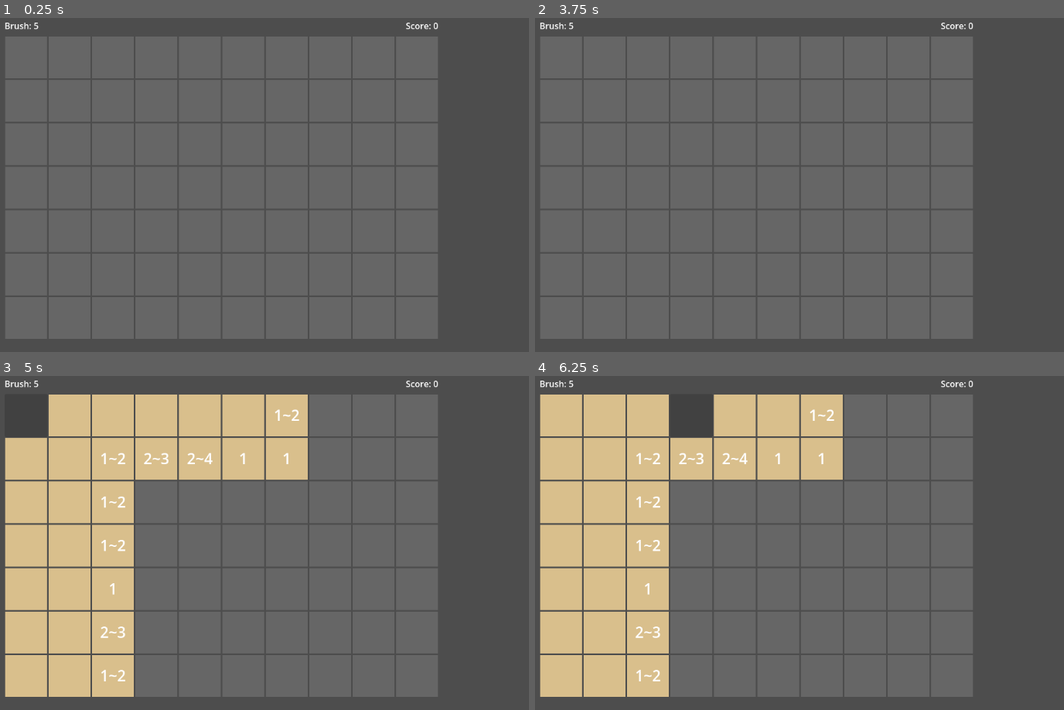
Above: before the commit, frames 1-4 (two rows, left to right).
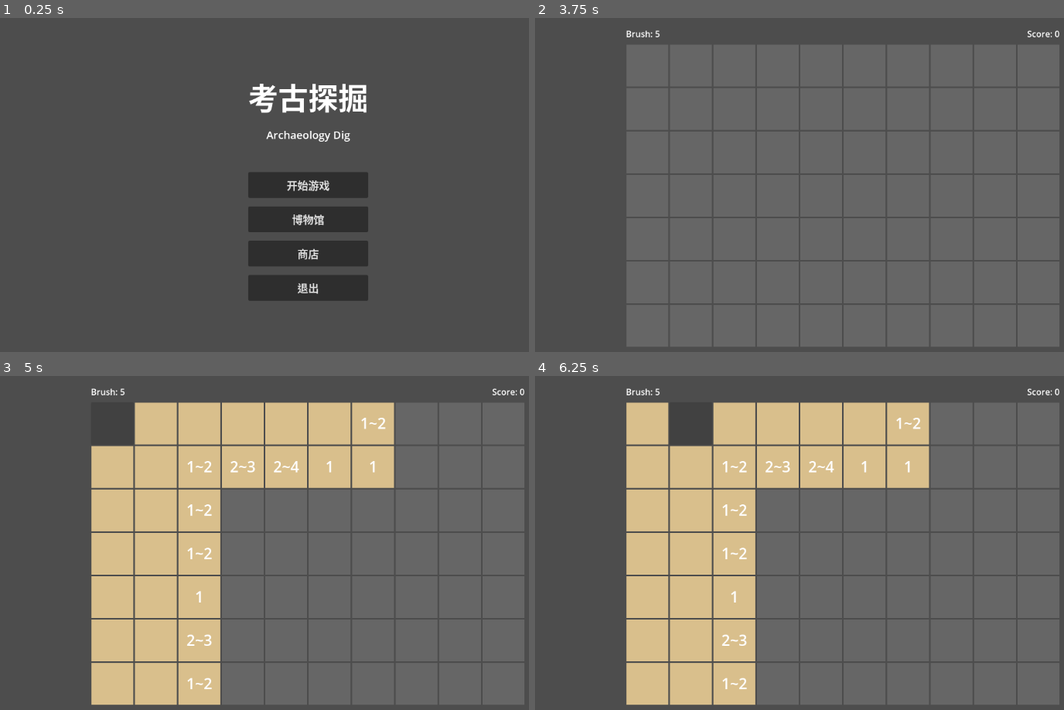
Above: after the commit, the same moments.

Repository: UtopiaRebels/Dodge-Game-Practice
Game: Godot game, scene res://scenes/main_menu.tscn
Same seed, same stepped clock (60 frames per second), same inputs: the game is played once before the commit and once after it. Before the commit the project starts from res://scenes/grid.tscn.
Inputs (mouse positions are in pixels of both pictures, inside the frame that each line leads up to; where the layout moved, square brackets give the same spot in the first picture):
- Up to frame 1 (0.25 s): no input
- Up to frame 2 (3.75 s): click (841, 218) at 0.5 s, where only the run after the commit has a clickable "博物馆"; click (841, 221) at 1.25 s, where only the run after the commit has a clickable "返回主菜单"; click (841, 255) at 2 s, where only the run after the commit has a clickable "商店"; click (841, 235) at 2.75 s, where only the run after the commit has a clickable "返回主菜单"; click (841, 185) at 3.5 s, where only the run after the commit has a clickable "开始游戏"
- Up to frame 3 (5 s): click (111, 422) [26, 416] at 4.25 s
- Up to frame 4 (6.25 s): click (603, 416) at 5.02 s; click (688, 422) at 5.77 s

The runs differ from the first frame. In frame 1, 68% of the frame differs, in the area x 0-83%, y 1-97%; in frame 2, 33%; in frame 3, 49%; in frame 4, 49%.

Commit message:
Add game basic structure

Diff:
--- a/project.godot
+++ b/project.godot
@@ -11,7 +11,7 @@
 [application]
 
 config/name="dodge"
-run/main_scene="uid://bq4r7yx2mn1k"
+run/main_scene="res://scenes/main_menu.tscn"
 config/features=PackedStringArray("4.6", "Forward Plus")
 config/icon="res://icon.svg"
 
--- a/scenes/grid.tscn
+++ b/scenes/grid.tscn
@@ -2,35 +2,68 @@
 
 [ext_resource type="Script" uid="uid://c2gg2dnrp7xmw" path="res://scripts/grid.gd" id="1_grid"]
 
-[node name="Grid" type="Node2D" unique_id=1340221897]
+[node name="Grid" type="Control" unique_id=1340221897]
+anchor_right = 1.0
+anchor_bottom = 1.0
 script = ExtResource("1_grid")
 
-[node name="VBoxContainer" type="VBoxContainer" parent="." unique_id=847719380]
-offset_left = 10.0
-offset_top = 10.0
-offset_right = 660.0
-offset_bottom = 530.0
+[node name="CenterContainer" type="CenterContainer" parent="." unique_id=300000001]
+anchor_right = 1.0
+anchor_bottom = 1.0
+
+[node name="VBoxContainer" type="VBoxContainer" parent="CenterContainer" unique_id=847719380]
+layout_mode = 2
 theme_override_constants/separation = 8
 
-[node name="UI" type="HBoxContainer" parent="VBoxContainer" unique_id=1793725823]
+[node name="UI" type="HBoxContainer" parent="CenterContainer/VBoxContainer" unique_id=1793725823]
 layout_mode = 2
 theme_override_constants/separation = 12
 
-[node name="BrushLabel" type="Label" parent="VBoxContainer/UI" unique_id=201188529]
+[node name="BrushLabel" type="Label" parent="CenterContainer/VBoxContainer/UI" unique_id=201188529]
 layout_mode = 2
 text = "Brush: 4"
 
-[node name="Spacer" type="Control" parent="VBoxContainer/UI" unique_id=455625020]
+[node name="Spacer" type="Control" parent="CenterContainer/VBoxContainer/UI" unique_id=455625020]
 custom_minimum_size = Vector2(20, 0)
 layout_mode = 2
 size_flags_horizontal = 3
 
-[node name="ScoreLabel" type="Label" parent="VBoxContainer/UI" unique_id=1802777729]
+[node name="ScoreLabel" type="Label" parent="CenterContainer/VBoxContainer/UI" unique_id=1802777729]
 layout_mode = 2
 text = "Score: 0"
 
-[node name="GridContainer" type="GridContainer" parent="VBoxContainer" unique_id=221315885]
+[node name="GridContainer" type="GridContainer" parent="CenterContainer/VBoxContainer" unique_id=221315885]
 layout_mode = 2
 theme_override_constants/h_separation = 1
 theme_override_constants/v_separation = 1
 columns = 10
+
+[node name="ResultPanel" type="VBoxContainer" parent="CenterContainer/VBoxContainer" unique_id=100000001]
+layout_mode = 2
+visible = false
+theme_override_constants/separation = 10
+alignment = 1
+
+[node name="RatingLabel" type="Label" parent="CenterContainer/VBoxContainer/ResultPanel" unique_id=100000002]
+layout_mode = 2
+horizontal_alignment = 1
+theme_override_font_sizes/font_size = 72
+
+[node name="StatsLabel" type="Label" parent="CenterContainer/VBoxContainer/ResultPanel" unique_id=100000003]
+layout_mode = 2
+horizontal_alignment = 1
+
+[node name="ButtonRow" type="HBoxContainer" parent="CenterContainer/VBoxContainer/ResultPanel" unique_id=100000005]
+layout_mode = 2
+alignment = 1
+theme_override_constants/separation = 16
+
+[node name="RestartButton" type="Button" parent="CenterContainer/VBoxContainer/ResultPanel/ButtonRow" unique_id=100000004]
+custom_minimum_size = Vector2(180, 48)
+text = "再来一局"
+theme_override_font_sizes/font_size = 20
+
+[node name="MainMenuButton" type="Button" parent="CenterContainer/VBoxContainer/ResultPanel/ButtonRow" unique_id=100000006]
+custom_minimum_size = Vector2(180, 48)
+text = "返回主菜单"
+theme_override_font_sizes/font_size = 20
--- /dev/null
+++ b/scenes/main_menu.tscn
@@ -0,0 +1,48 @@
+[gd_scene format=3 uid="uid://main_menu_scene"]
+
+[ext_resource type="Script" uid="uid://main_menu_script" path="res://scripts/main_menu.gd" id="1_menu"]
+
+[node name="MainMenu" type="Control"]
+anchor_right = 1.0
+anchor_bottom = 1.0
+script = ExtResource("1_menu")
+
+[node name="CenterContainer" type="CenterContainer" parent="."]
+anchor_right = 1.0
+anchor_bottom = 1.0
+
+[node name="VBoxContainer" type="VBoxContainer" parent="CenterContainer"]
+theme_override_constants/separation = 16
+
+[node name="TitleLabel" type="Label" parent="CenterContainer/VBoxContainer"]
+text = "考古探掘"
+horizontal_alignment = 1
+theme_override_font_sizes/font_size = 56
+
+[node name="SubtitleLabel" type="Label" parent="CenterContainer/VBoxContainer"]
+text = "Archaeology Dig"
+horizontal_alignment = 1
+theme_override_font_sizes/font_size = 20
+
+[node name="Spacer" type="Control" parent="CenterContainer/VBoxContainer"]
+custom_minimum_size = Vector2(0, 24)
+
+[node name="PlayButton" type="Button" parent="CenterContainer/VBoxContainer"]
+custom_minimum_size = Vector2(220, 48)
+text = "开始游戏"
+theme_override_font_sizes/font_size = 20
+
+[node name="MuseumButton" type="Button" parent="CenterContainer/VBoxContainer"]
+custom_minimum_size = Vector2(220, 48)
+text = "博物馆"
+theme_override_font_sizes/font_size = 20
+
+[node name="ShopButton" type="Button" parent="CenterContainer/VBoxContainer"]
+custom_minimum_size = Vector2(220, 48)
+text = "商店"
+theme_override_font_sizes/font_size = 20
+
+[node name="QuitButton" type="Button" parent="CenterContainer/VBoxContainer"]
+custom_minimum_size = Vector2(220, 48)
+text = "退出"
+theme_override_font_sizes/font_size = 20
--- /dev/null
+++ b/scenes/museum.tscn
@@ -0,0 +1,30 @@
+[gd_scene format=3 uid="uid://museum_scene"]
+
+[ext_resource type="Script" uid="uid://museum_script" path="res://scripts/museum.gd" id="1_museum"]
+
+[node name="Museum" type="Control"]
+anchor_right = 1.0
+anchor_bottom = 1.0
+script = ExtResource("1_museum")
+
+[node name="CenterContainer" type="CenterContainer" parent="."]
+anchor_right = 1.0
+anchor_bottom = 1.0
+
+[node name="VBoxContainer" type="VBoxContainer" parent="CenterContainer"]
+theme_override_constants/separation = 20
+
+[node name="TitleLabel" type="Label" parent="CenterContainer/VBoxContainer"]
+text = "博物馆"
+horizontal_alignment = 1
+theme_override_font_sizes/font_size = 40
+
+[node name="PlaceholderLabel" type="Label" parent="CenterContainer/VBoxContainer"]
+text = "文物收藏将在这里展示"
+horizontal_alignment = 1
+theme_override_font_sizes/font_size = 18
+
+[node name="BackButton" type="Button" parent="CenterContainer/VBoxContainer"]
+custom_minimum_size = Vector2(200, 48)
+text = "返回主菜单"
+theme_override_font_sizes/font_size = 18
--- /dev/null
+++ b/scenes/shop.tscn
@@ -0,0 +1,35 @@
+[gd_scene format=3 uid="uid://shop_scene"]
+
+[ext_resource type="Script" uid="uid://shop_script" path="res://scripts/shop.gd" id="1_shop"]
+
+[node name="Shop" type="Control"]
+anchor_right = 1.0
+anchor_bottom = 1.0
+script = ExtResource("1_shop")
+
+[node name="CenterContainer" type="CenterContainer" parent="."]
+anchor_right = 1.0
+anchor_bottom = 1.0
+
+[node name="VBoxContainer" type="VBoxContainer" parent="CenterContainer"]
+theme_override_constants/separation = 20
+
+[node name="TitleLabel" type="Label" parent="CenterContainer/VBoxContainer"]
+text = "商店"
+horizontal_alignment = 1
+theme_override_font_sizes/font_size = 40
+
+[node name="CurrencyLabel" type="Label" parent="CenterContainer/VBoxContainer"]
+text = "持有货币：0"
+horizontal_alignment = 1
+theme_override_font_sizes/font_size = 18
+
+[node name="PlaceholderLabel" type="Label" parent="CenterContainer/VBoxContainer"]
+text = "道具将在这里出售"
+horizontal_alignment = 1
+theme_override_font_sizes/font_size = 18
+
+[node name="BackButton" type="Button" parent="CenterContainer/VBoxContainer"]
+custom_minimum_size = Vector2(200, 48)
+text = "返回主菜单"
+theme_override_font_sizes/font_size = 18
--- a/scripts/grid.gd
+++ b/scripts/grid.gd
@@ -1,4 +1,4 @@
-extends Node2D
+extends Control
 
 # 地图参数
 const COLS = 10
@@ -18,13 +18,20 @@
 var score: int = 0
 var map_generated: bool = false  # 第一次点击前地图尚未生成
 
-@onready var grid_container = $VBoxContainer/GridContainer
-@onready var brush_label    = $VBoxContainer/UI/BrushLabel
-@onready var score_label    = $VBoxContainer/UI/ScoreLabel
+@onready var grid_container   = $CenterContainer/VBoxContainer/GridContainer
+@onready var brush_label      = $CenterContainer/VBoxContainer/UI/BrushLabel
+@onready var score_label      = $CenterContainer/VBoxContainer/UI/ScoreLabel
+@onready var result_panel     = $CenterContainer/VBoxContainer/ResultPanel
+@onready var rating_label     = $CenterContainer/VBoxContainer/ResultPanel/RatingLabel
+@onready var stats_label      = $CenterContainer/VBoxContainer/ResultPanel/StatsLabel
+@onready var restart_button   = $CenterContainer/VBoxContainer/ResultPanel/ButtonRow/RestartButton
+@onready var main_menu_button = $CenterContainer/VBoxContainer/ResultPanel/ButtonRow/MainMenuButton
 
 func _ready():
 	generate_grid()
 	update_ui()
+	restart_button.pressed.connect(_on_restart_pressed)
+	main_menu_button.pressed.connect(_on_main_menu_pressed)
 
 # -------------------------------------------------------
 # 地图生成
@@ -296,7 +303,7 @@
 	end_game()
 
 func end_game():
-	# 自动翻开剩余非文物格子
+	# 自动翻开剩余格子
 	for row in ROWS:
 		for col in COLS:
 			var cell = cells[row][col]
@@ -307,8 +314,48 @@
 	for row in ROWS:
 		for col in COLS:
 			cells[row][col].disabled = true
+
+	# 统计完整 / 损坏数量
+	var intact_count  = 0
+	var damaged_count = 0
+	for row in ROWS:
+		for col in COLS:
+			var cell = cells[row][col]
+			if cell.is_artifact:
+				if cell.is_damaged:
+					damaged_count += 1
+				else:
+					intact_count += 1
+
+	# 更新顶部分数栏
 	var rating = get_rating(score)
-	score_label.text = "Final: " + str(score) + "  " + rating
+	score_label.text = "Score: " + str(score)
+
+	# 显示评级（大字+配色）
+	rating_label.text = rating
+	var rating_color = {
+		"S": Color(1.0, 0.84, 0.0),   # 金色
+		"A": Color(0.27, 0.53, 1.0),  # 蓝色
+		"B": Color(0.27, 0.73, 0.27), # 绿色
+		"C": Color(1.0, 0.55, 0.27),  # 橙色
+		"D": Color(0.55, 0.55, 0.55), # 灰色
+	}
+	rating_label.add_theme_color_override("font_color", rating_color[rating])
+
+	# 显示统计摘要
+	stats_label.text = (
+		"完整 " + str(intact_count) + " 件　·　"
+		+ "损坏 " + str(damaged_count) + " 件　·　"
+		+ "剩余刷子 " + str(brush_count)
+	)
+
+	result_panel.visible = true
+
+func _on_restart_pressed():
+	get_tree().reload_current_scene()
+
+func _on_main_menu_pressed():
+	get_tree().change_scene_to_file("res://scenes/main_menu.tscn")
 
 func get_rating(s: int) -> String:
 	# 满分约565（5C+3F+1R+1L全完整），全损坏约170
--- /dev/null
+++ b/scripts/main_menu.gd
@@ -0,0 +1,24 @@
+extends Control
+
+@onready var play_button   = $CenterContainer/VBoxContainer/PlayButton
+@onready var museum_button = $CenterContainer/VBoxContainer/MuseumButton
+@onready var shop_button   = $CenterContainer/VBoxContainer/ShopButton
+@onready var quit_button   = $CenterContainer/VBoxContainer/QuitButton
+
+func _ready():
+	play_button.pressed.connect(_on_play_pressed)
+	museum_button.pressed.connect(_on_museum_pressed)
+	shop_button.pressed.connect(_on_shop_pressed)
+	quit_button.pressed.connect(_on_quit_pressed)
+
+func _on_play_pressed():
+	get_tree().change_scene_to_file("res://scenes/grid.tscn")
+
+func _on_museum_pressed():
+	get_tree().change_scene_to_file("res://scenes/museum.tscn")
+
+func _on_shop_pressed():
+	get_tree().change_scene_to_file("res://scenes/shop.tscn")
+
+func _on_quit_pressed():
+	get_tree().quit()
--- /dev/null
+++ b/scripts/museum.gd
@@ -0,0 +1,9 @@
+extends Control
+
+@onready var back_button = $CenterContainer/VBoxContainer/BackButton
+
+func _ready():
+	back_button.pressed.connect(_on_back_pressed)
+
+func _on_back_pressed():
+	get_tree().change_scene_to_file("res://scenes/main_menu.tscn")
--- /dev/null
+++ b/scripts/shop.gd
@@ -0,0 +1,9 @@
+extends Control
+
+@onready var back_button = $CenterContainer/VBoxContainer/BackButton
+
+func _ready():
+	back_button.pressed.connect(_on_back_pressed)
+
+func _on_back_pressed():
+	get_tree().change_scene_to_file("res://scenes/main_menu.tscn")
Not shown, added: scripts/main_menu.gd.uid
Not shown, added: scripts/museum.gd.uid
Not shown, added: scripts/shop.gd.uid
